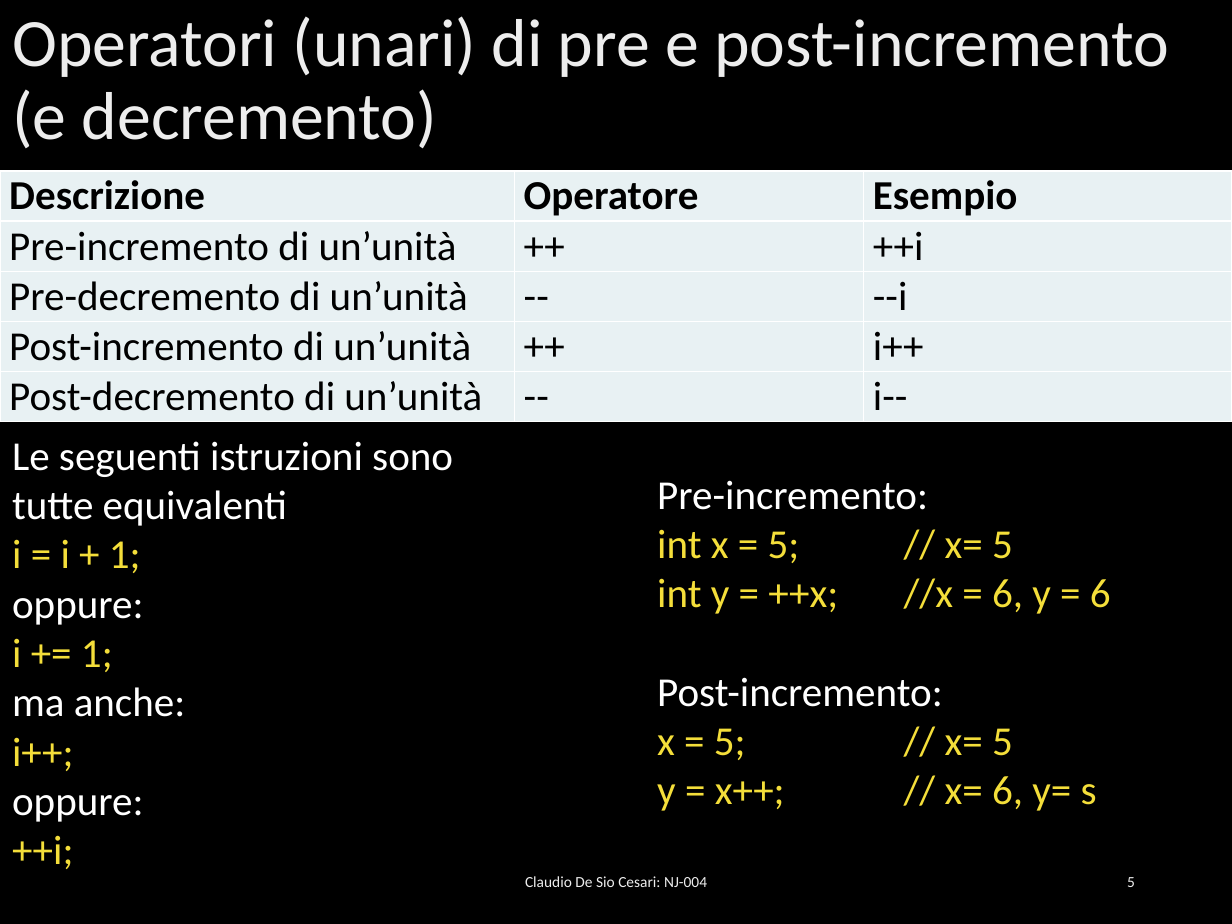
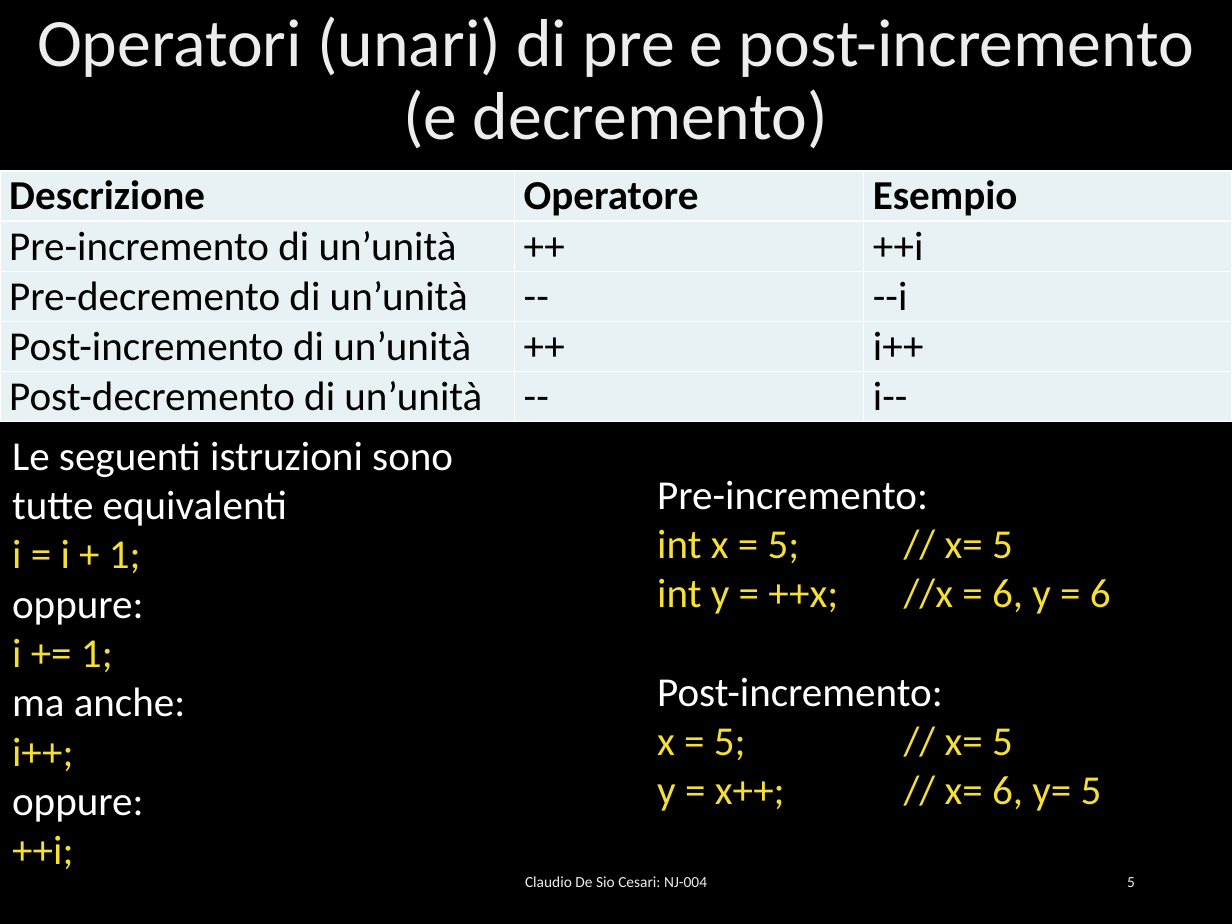
Before and after one commit to desioc/IlNuovoJavaSlides, a slide deck: slide 5 of NJ-004 - Operatori e gestione del flusso di esecuzione.pptx. Drawn at 1232x924 pixels with LibreOffice and Linux fonts; fonts in the diff are those of the drawing; background and template pictures are left out. Boxes give left, top, right and bottom in pixels: in the first picture for what was removed or moved away, otherwise in the second. Text is boxed around its words. In the diff, an @@ line names an element or a change of style, - is before the commit and + after.

```diff
--- a/NJ-004 - Operatori e gestione del flusso di esecuzione.pptx
+++ b/NJ-004 - Operatori e gestione del flusso di esecuzione.pptx
@@ title "Operatori (unari) di pre e ..." at [37,16,1194,149]: alignment left to centre @@
@@ text at [657,776,1102,811]: text changed @@
-y = x++; // x= 6, y= s
+y = x++; // x= 6, y= 5
```
Also in this commit, not shown: 30 other slides changed, 3 slides removed, 3 other files.
